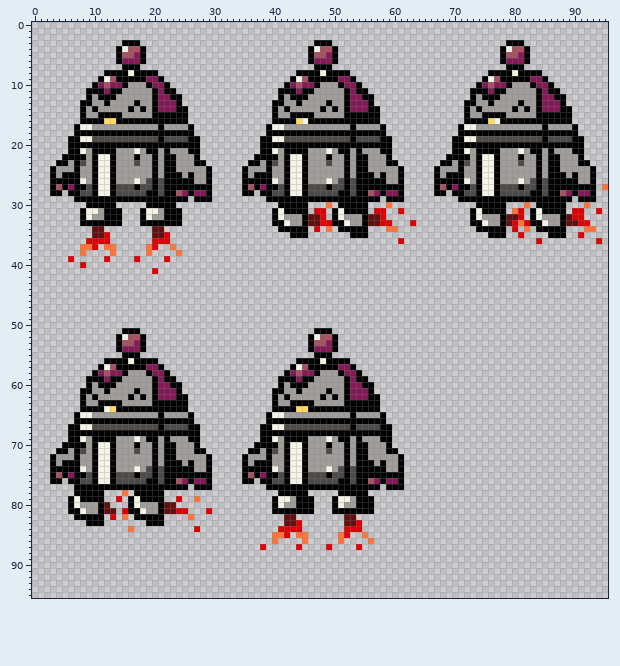
Two versions of one sprite sheet, Sprites/Player/robotillo_horiz.png. The picture above was drawn from the file before the commit.
The file is 288x288 pixels, drawn in blocks of 3x3; one block is one cell here. The old version is drawn lined up with the new one.
Once edited:
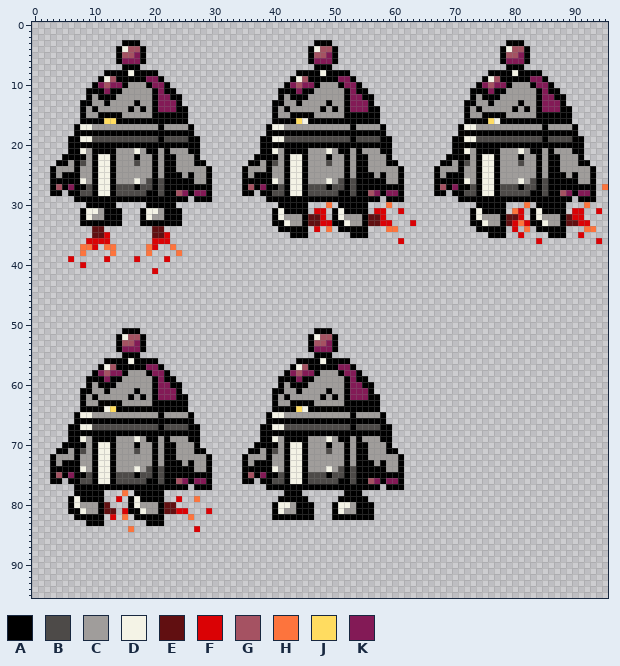
Palette (. is transparent): A #000000  B #4d4a48  C #a09d9b  D #f4f3e6  E #610f11  F #da0205  G #a55262  H #fd743d  J #ffdc60  K #831a56
What changed:
drawings rearranged on the sheet (the old picture shows each at its new place; 5 dropped ones are not shown)
y 64: x 45 J -> D
y 78: x 41 A -> .; x 45 A -> .; x 51 A -> .; x 55 A -> .
y 79: x 40..43 ADDC -> .AAA; x 46 A -> .; x 50..53 ADDC -> .AAA; x 56 A -> .
y 80: x 42 C -> D; x 52 C -> D
y 81: x 41..43 AAA -> DCC; x 51..53 AAA -> DCC
y 82: x 40..46 ..EE... -> AAAAAAA; x 50..56 ..EE... -> AAAAAAA
y 83: x 42..44 EEF -> ...; x 52..54 EEF -> ...
y 84: x 41..44 FFFF -> ....; x 52..54 FFF -> ...
y 85: x 40..42 HHF -> ...; x 44..45 HH -> ..; x 51..52 HF -> ..; x 55 H -> .
y 86: x 40 H -> .; x 45 H -> .; x 51 H -> .; x 56 H -> .
y 87: x 38 F -> .; x 44 F -> .; x 49 F -> .; x 54 F -> .
Pixel boxes of the changes (left, top, right, bottom) in both pictures:
changed: (302, 406, 308, 412)
changed: (260, 490, 374, 550)
